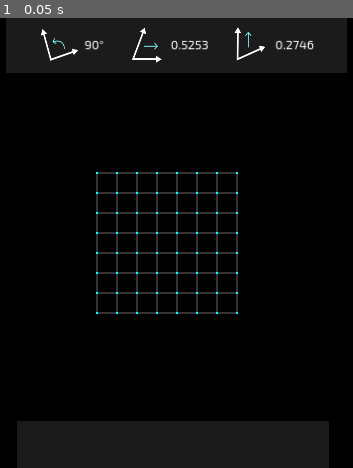
Above: before the commit, frame 1.
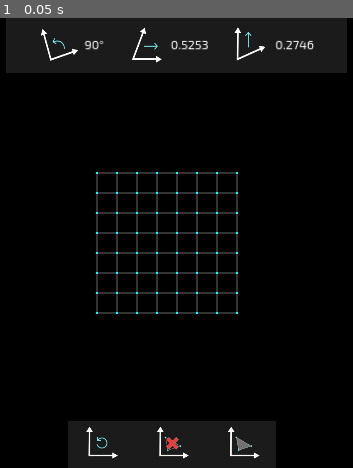
Above: after the commit, the same moment.

Repository: 20akshay00/ShapeSmith
Game: Godot game, scene res://scenes/world.tscn
Two runs of this game, one before a commit and one after it. Both use one fixed random seed, a clock stepped at 60 frames per second and the inputs below.
Inputs:
- Up to frame 1 (0.05 s): no input

The runs differ from the first frame. In frame 1, 3.5% of the frame differs, in the area x 4-94%, y 89-100%.

Commit message:
add buttons

Diff:
--- a/scenes/world.tscn
+++ b/scenes/world.tscn
@@ -8,10 +8,13 @@
 [ext_resource type="Script" path="res://scripts/grid/grid_skew_state.gd" id="6_2lcr5"]
 [ext_resource type="Script" path="res://scripts/grid/grid_draw_state.gd" id="7_ohwr6"]
 [ext_resource type="Script" path="res://scripts/grid/grid_rotate_state.gd" id="8_ll28p"]
+[ext_resource type="Texture2D" uid="uid://hsj1rscd2dxx" path="res://assets/art/gizmo_reset.png" id="9_4jf2w"]
 [ext_resource type="Texture2D" uid="uid://bdkyxk8us8ydi" path="res://assets/art/gizmo_rotate.png" id="9_63hv2"]
 [ext_resource type="Script" path="res://scripts/shape_spawner.gd" id="9_mpfct"]
 [ext_resource type="Texture2D" uid="uid://ut3j8wtg8js6" path="res://assets/art/gizmo_skewx.png" id="10_8l75a"]
+[ext_resource type="Texture2D" uid="uid://c148gsn00kgx2" path="res://assets/art/gizmo_remove_points.png" id="10_hqd2n"]
 [ext_resource type="Texture2D" uid="uid://neso1rxocdj8" path="res://assets/art/gizmo_skewy.png" id="11_e1diq"]
+[ext_resource type="Texture2D" uid="uid://bntyncav0x05h" path="res://assets/art/gizmo_fill_points.png" id="11_qavym"]
 
 [sub_resource type="ShaderMaterial" id="ShaderMaterial_sim6x"]
 shader = ExtResource("2_y2nqn")
@@ -67,9 +70,9 @@
 anchors_preset = 15
 anchor_right = 1.0
 anchor_bottom = 1.0
-offset_left = 180.0
+offset_left = 302.0
 offset_top = 968.0
-offset_right = -992.0
+offset_right = -1119.0
 offset_bottom = 3.0
 grow_horizontal = 2
 grow_vertical = 2
@@ -77,8 +80,25 @@
 
 [node name="HBoxContainer" type="HBoxContainer" parent="CanvasLayer/BottomBar"]
 layout_mode = 0
-offset_right = 40.0
-offset_bottom = 40.0
+offset_left = -18.0
+offset_top = 1.0
+offset_right = 522.0
+offset_bottom = 115.0
+theme_override_constants/separation = 70
+alignment = 1
+metadata/_edit_group_ = true
+
+[node name="TextureButton" type="TextureButton" parent="CanvasLayer/BottomBar/HBoxContainer"]
+layout_mode = 2
+texture_normal = ExtResource("9_4jf2w")
+
+[node name="TextureButton2" type="TextureButton" parent="CanvasLayer/BottomBar/HBoxContainer"]
+layout_mode = 2
+texture_normal = ExtResource("10_hqd2n")
+
+[node name="TextureButton3" type="TextureButton" parent="CanvasLayer/BottomBar/HBoxContainer"]
+layout_mode = 2
+texture_normal = ExtResource("11_qavym")
 
 [node name="TopBar" type="ColorRect" parent="CanvasLayer"]
 anchors_preset = 15
Binary file added: assets/art/gizmo_fill_points.png
Not shown, added: assets/art/gizmo_fill_points.png.import
Binary file added: assets/art/gizmo_remove_points.png
Not shown, added: assets/art/gizmo_remove_points.png.import
Binary file added: assets/art/gizmo_reset.png
Not shown, added: assets/art/gizmo_reset.png.import
Not shown: 1 places in scenes/world.tscn that only renumber resources
